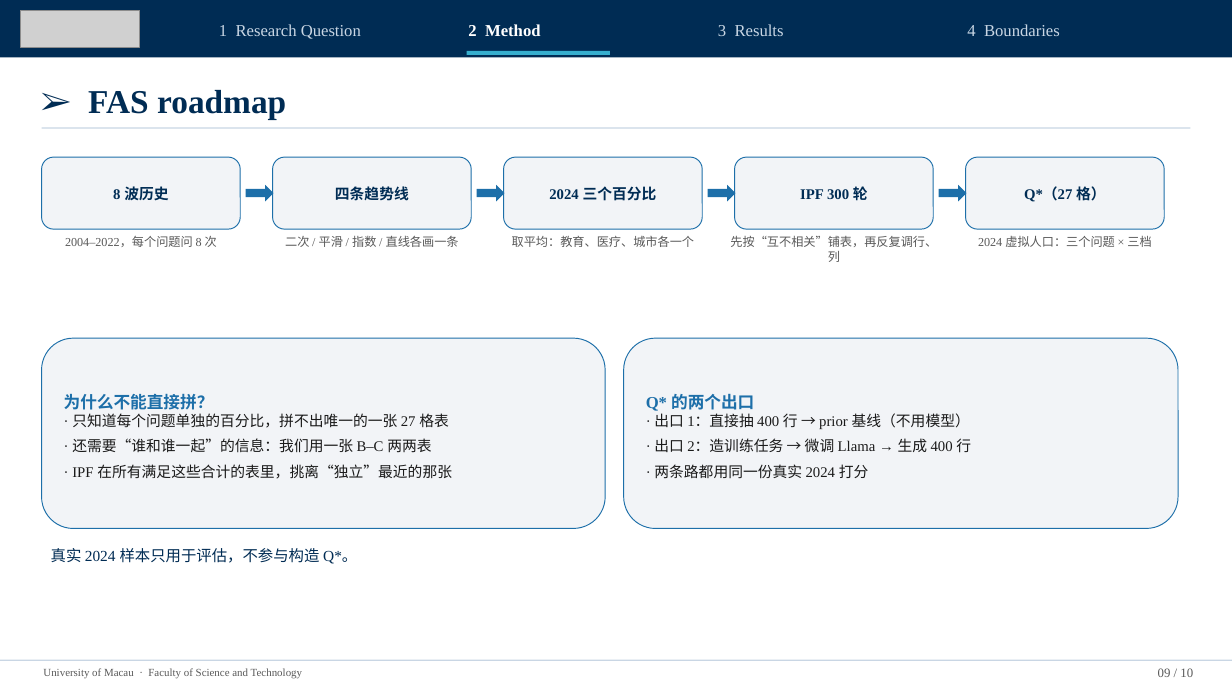
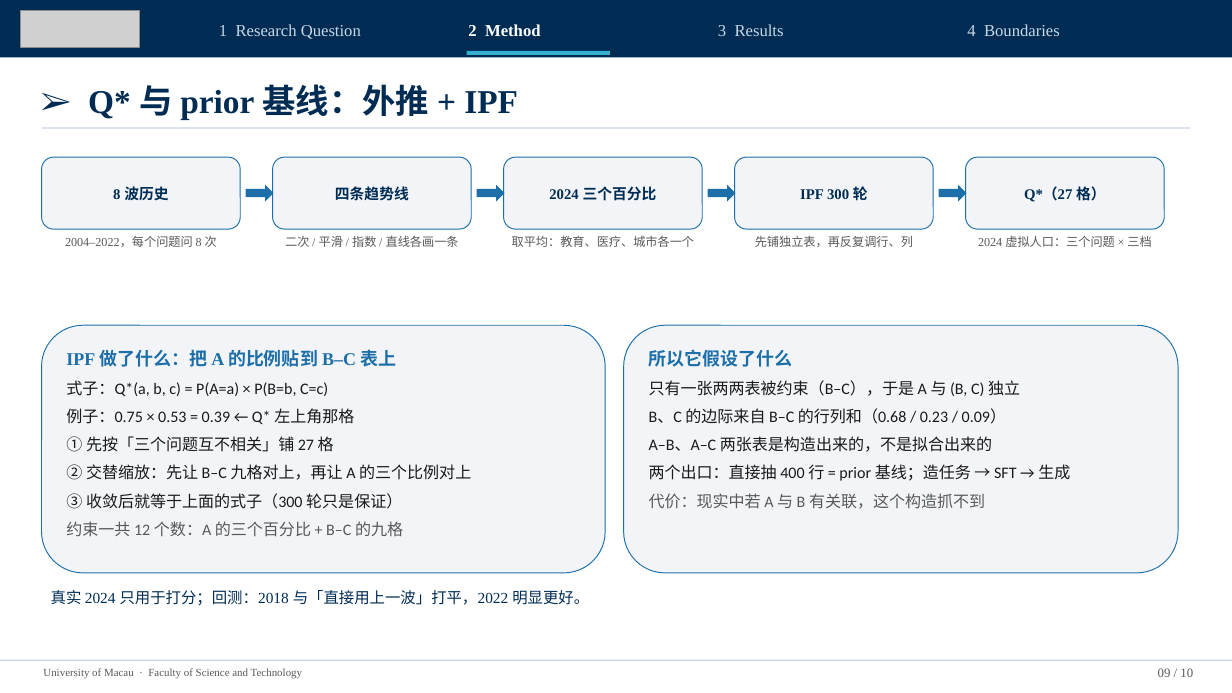
Before and after one commit to gyro-zpl/fas_pro, a slide deck: slide 9 of docs/04_论文稿件/导师阶段汇报_UMAC_2026-11-23.pptx. Drawn at 1232x693 pixels with LibreOffice and Linux fonts; fonts in the diff are those of the drawing; grey boxes stand for pictures. Boxes give left, top, right and bottom in pixels: in the first picture for what was removed or moved away, otherwise in the second. Text is boxed around its words. In the diff, an @@ line names an element or a change of style, - is before the commit and + after.

Commit message:
Make the Q*/IPF page self-contained
The page showed the IPF pipeline but never said what the fitting actually does,
so a first-time listener could not follow it. Rewrite the two panels around one
identity: with the A marginal and the B-C table as the only constraints, the
reconstruction reduces to Q*(a,b,c) = P(A=a) * P(B=b,C=c), illustrated with the
real numbers (0.75 x 0.53 = 0.39, the 12 constrained values).

State the assumption this buys (A independent of the B-C pair, the other two
pairwise tables implied rather than fitted) and its cost, and keep the two exits
and the back-test result on the page.

```diff
--- a/docs/04_论文稿件/导师阶段汇报_UMAC_2026-11-23.pptx
+++ b/docs/04_论文稿件/导师阶段汇报_UMAC_2026-11-23.pptx
@@ text at (88, 84, 518, 120): text changed @@
-➢ FAS roadmap
+➢ Q* 与 prior 基线：外推 + IPF
@@ text at (755, 236, 913, 247): text changed @@
-先按“互不相关”铺表，再反复调行、列
+先铺独立表，再反复调行、列
@@ rounded rectangle "IPF 做了什么：把 A 的比例贴到 B–C ..." at (42, 325, 605, 573): vertical alignment middle to top @@
@@ rounded rectangle "IPF 做了什么：把 A 的比例贴到 B–C ...": place and size @@
-rounded rectangle "IPF 做了什么：把 A 的比例贴到 B–C ..." at (42, 338, 605, 529)
+rounded rectangle "IPF 做了什么：把 A 的比例贴到 B–C ..." at (42, 325, 605, 573)
@@ rounded rectangle "所以它假设了什么": place and size @@
-rounded rectangle "所以它假设了什么" at (624, 338, 1178, 529)
+rounded rectangle "所以它假设了什么" at (624, 325, 1178, 573)
@@ rounded rectangle "所以它假设了什么" at (624, 325, 1178, 573): vertical alignment middle to top @@
@@ text in rounded rectangle at (66, 349, 471, 537): text changed; size 11.5 to 12.5 pt; font Times New Roman to Calibri @@
-为什么不能直接拼？
-· 只知道每个问题单独的百分比，拼不出唯一的一张 27 格表
-· 还需要“谁和谁一起”的信息：我们用一张 B–C 两两表
-· IPF 在所有满足这些合计的表里，挑离“独立”最近的那张
+IPF 做了什么：把 A 的比例贴到 B–C 表上
+式子：Q*(a, b, c) = P(A=a) × P(B=b, C=c)
+例子：0.75 × 0.53 = 0.39 ← Q* 左上角那格
+① 先按「三个问题互不相关」铺 27 格
+② 交替缩放：先让 B–C 九格对上，再让 A 的三个比例对上
+③ 收敛后就等于上面的式子（300 轮只是保证）
+约束一共 12 个数：A 的三个百分比 + B–C 的九格
@@ text in rounded rectangle at (649, 349, 1070, 509): text changed; size 11.5 to 12.5 pt; font Times New Roman to Calibri @@
-Q* 的两个出口
-· 出口 1：直接抽 400 行 → prior 基线（不用模型）
-· 出口 2：造训练任务 → 微调 Llama → 生成 400 行
-· 两条路都用同一份真实 2024 打分
+所以它假设了什么
+只有一张两两表被约束（B–C），于是 A 与 (B, C) 独立
+B、C 的边际来自 B–C 的行列和（0.68 / 0.23 / 0.09）
+A–B、A–C 两张表是构造出来的，不是拟合出来的
+两个出口：直接抽 400 行 = prior 基线；造任务 → SFT → 生成
+代价：现实中若 A 与 B 有关联，这个构造抓不到
@@ text at (51, 590, 589, 605): text changed @@
-真实 2024 样本只用于评估，不参与构造 Q*。
+真实 2024 只用于打分；回测：2018 与「直接用上一波」打平，2022 明显更好。
```
